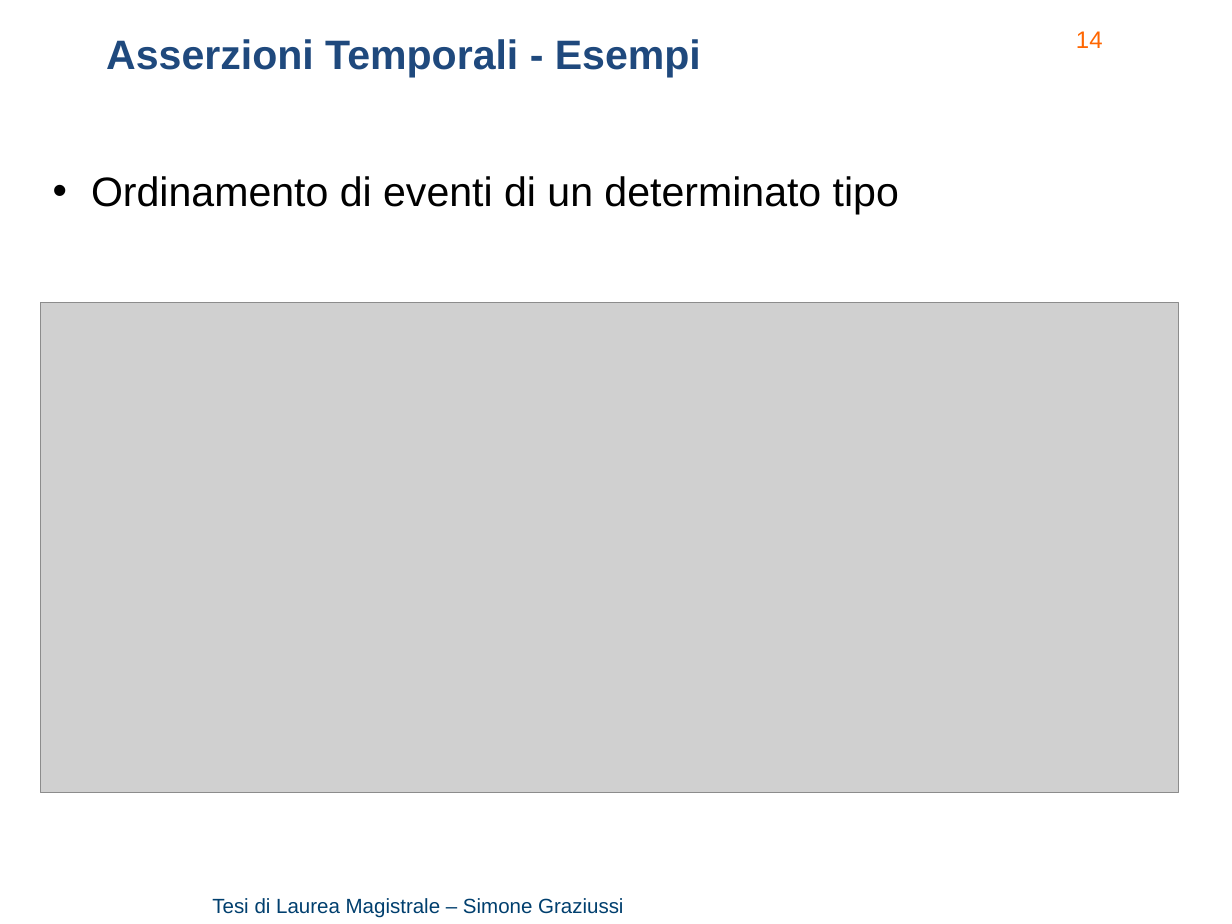
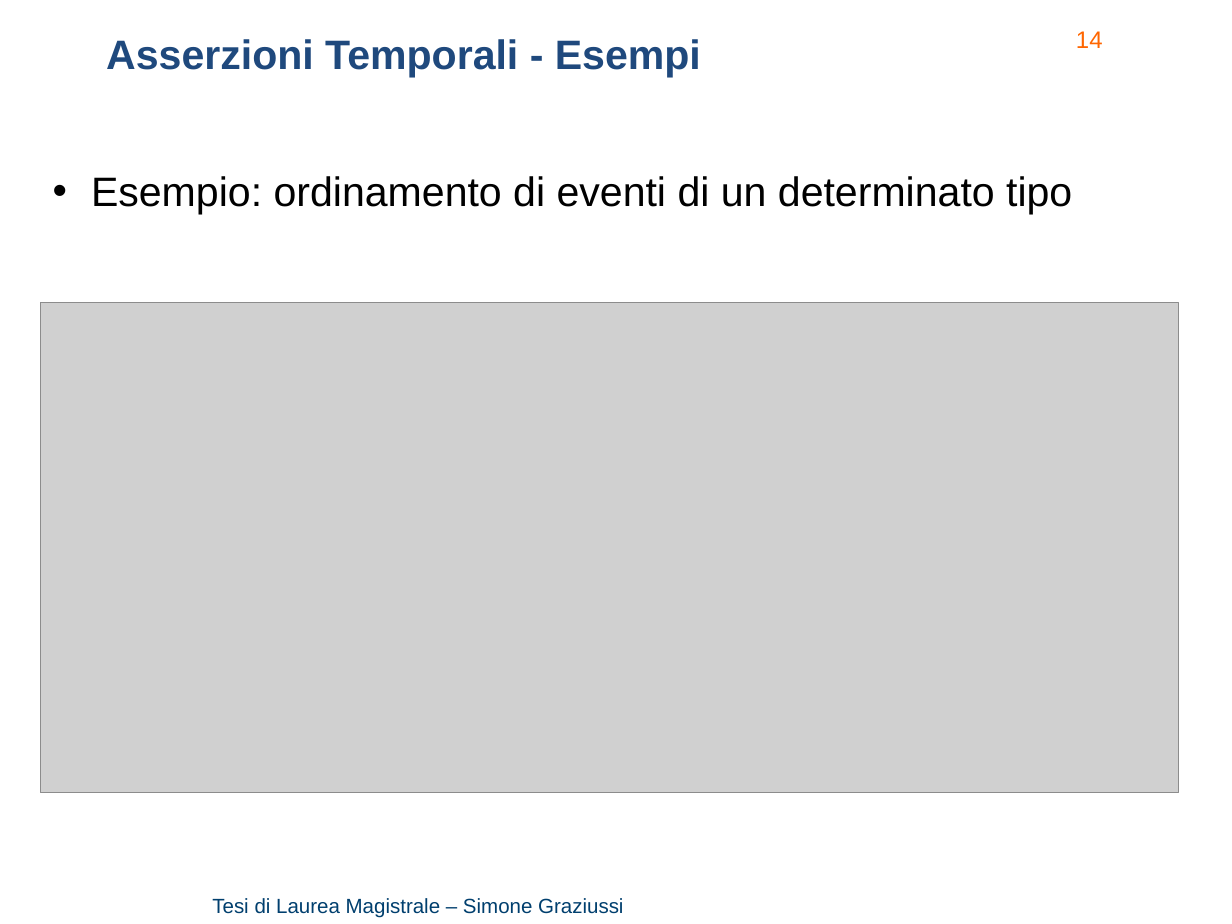
Before and after one commit to Simone3/Thesis, a slide deck: slide 14 of Presentation/Presentation.pptx. Drawn at 1232x924 pixels with LibreOffice and Linux fonts; fonts in the diff are those of the drawing; grey boxes stand for pictures; background and template pictures are left out. Boxes give left, top, right and bottom in pixels: in the first picture for what was removed or moved away, otherwise in the second. Text is boxed around its words. In the diff, an @@ line names an element or a change of style, - is before the commit and + after.

```diff
--- a/Presentation/Presentation.pptx
+++ b/Presentation/Presentation.pptx
@@ text at <box>91,176,1072,215</box>: text changed @@
-• Ordinamento di eventi di un determinato tipo
+• Esempio: ordinamento di eventi di un determinato tipo
```
Also in this commit, not shown: 7 other slides changed, 1 other file.
